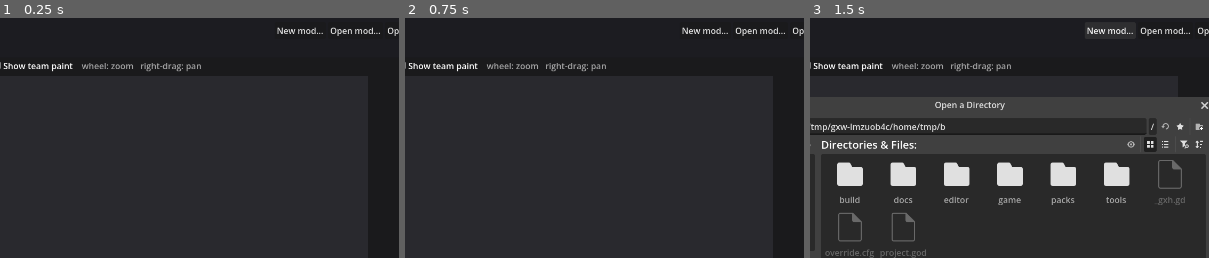
Above: before the commit, frames 1-3 (left to right).
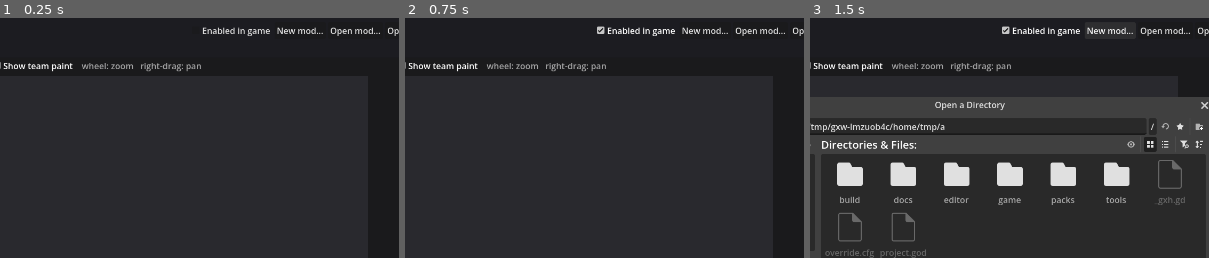
Above: after the commit, the same moments.

Repository: alexdia25/openfire
Game: Godot game, scene res://editor/editor_main.tscn
The game is run twice, just before and just after one commit, with the same random seed, the same clock (stepped at 60 frames per second) and the same inputs. This scene is started directly instead of the project's main scene.
Inputs (mouse positions are % of the whole screen's width and height, from its top left):
- Up to frame 1 (0.25 s): no input
- Up to frame 2 (0.75 s): click (59, 3) at 0.5 s, where only the run after the commit has a clickable "Enabled in game"
- Up to frame 3 (1.5 s): click "New mod..." at 1.25 s
The pictures show only the part of the screen within x 30-80%, y 0-50%; the shares and areas given below are measured in that part.

The runs differ from the first frame. In frame 1, 0.3% of the frame differs, in the area x 50-68%, y 3-8%; in frame 2, 0.3%; in frame 3, 0.3%, in the area x 32-68%, y 3-47%.
Error before the commit: Invalid call. Nonexistent function 'close' in base 'Nil'. (res://editor/editor_main.gd:115)
Error after the commit: Invalid call. Nonexistent function 'close' in base 'Nil'. (res://editor/editor_main.gd:124)

Commit message:
Mods load on top of the original, never replace it; no mods = original
User direction: edits to original content must load on top of it, never
replace it, and with mods disabled the game always runs the original. A mod
may also add its own maps and vehicles.

- game/mod_loader.gd builds the game's pack in one place: the original
  plus GameSettings.enabled_mods (settings.cfg [mods] enabled, folders in
  load order, later wins). Empty list = the original exactly; a missing or
  broken mod, or a base pack listed as one, is skipped with a warning; if
  the stack still fails, the original alone. RF_PACK still overrides for
  one run. terrain_view_3d.gd loads through it.
- The mod tool refuses to open a base pack (original_pc) as a mod, with a
  message, so it can never write there; its top bar gains "Enabled in
  game".
- Plan 2.7.9 records the rule, including that original maps are changed
  only through 2.7.3's override file, never a copy under the original id;
  EDITOR_PLAN principle 2, 5.6 and section 0 updated.

tools/tests/mod_loading_check.gd (15 checks): no mods = original, a mod on
top, its custom map and vehicle only while enabled, load order, bad mods
skipped, disabling restores the original, the original file's hash is
unchanged, the tool refuses original content. All other tests pass; the
game starts normally with no mods enabled.

Co-Authored-By: Claude Opus 5.5 <noreply@anthropic.com>

Diff:
--- a/editor/editor_main.gd
+++ b/editor/editor_main.gd
@@ -13,6 +13,8 @@
 
 var ws: ModWorkspace
 var _path_label: Label
+var _enabled: CheckBox
+var _message: AcceptDialog
 var _save_btn: Button
 var _undo_btn: Button
 var _redo_btn: Button
@@ -55,6 +57,11 @@
 	_path_label.modulate = Color(1, 1, 1, 0.65)
 	_path_label.clip_text = true
 	bar.add_child(_path_label)
+	_enabled = CheckBox.new()
+	_enabled.text = "Enabled in game"
+	_enabled.tooltip_text = "Load this mod on top of the original content when the game starts. Mods never replace the original: with none enabled the game runs the original content."
+	_enabled.toggled.connect(func(on): if ws != null: ModLoader.set_enabled(ws.mod_dir, on))
+	bar.add_child(_enabled)
 	_bar_button(bar, "New mod...", func(): _ask_dir(_new_mod))
 	_bar_button(bar, "Open mod...", func(): _ask_dir(_open_mod))
 	_bar_button(bar, "Open folder", func(): OS.shell_open(ws.mod_dir))
@@ -92,6 +99,8 @@
 	_tabs.add_child(_maps)
 	_tabs.move_child(_maps, 2)   # Assets, Vehicles, Maps, Team colours, Validate
 
+	_message = AcceptDialog.new()
+	add_child(_message)
 	_dir_dialog = FileDialog.new()
 	_dir_dialog.file_mode = FileDialog.FILE_MODE_OPEN_DIR
 	_dir_dialog.access = FileDialog.ACCESS_FILESYSTEM
@@ -134,6 +143,12 @@
 
 
 func _open_mod(dir: String) -> void:
+	var why := ModLoader.mod_problem(dir)
+	if why != "":
+		_message.title = "Not a mod"
+		_message.dialog_text = "%s\ncannot be opened as a mod: %s.\n\nOriginal content is never edited. Use New mod... to make a mod that\nloads on top of it; anything the mod changes is its own copy." % [dir, why]
+		_message.popup_centered()
+		return
 	var next := ModWorkspace.new()
 	if not next.open(dir):
 		next.close()
@@ -166,6 +181,8 @@
 
 
 func _on_changed() -> void:
+	GameSettings.load_settings()
+	_enabled.set_pressed_no_signal(ws.mod_dir in GameSettings.enabled_mods)
 	_path_label.text = "   %s  %s%s" % [ws.manifest.get("name", ""), ws.mod_dir, "   (unsaved changes)" if ws.is_dirty() else ""]
 	_save_btn.disabled = not ws.is_dirty()
 	_undo_btn.disabled = not ws.undo.has_undo()
--- a/editor/workspace.gd
+++ b/editor/workspace.gd
@@ -45,10 +45,12 @@
 
 func open(dir: String) -> bool:
 	mod_dir = dir
+	var why := ModLoader.mod_problem(dir)
+	if why != "":
+		# Original content is never edited: a mod is its own folder layered on top (PORTING_PLAN.md 2.7.9).
+		push_error("ModWorkspace: %s cannot be opened as a mod: %s" % [dir, why])
+		return false
 	manifest = _read(dir.path_join("pack.json"))
-	if manifest.is_empty():
-		push_error("ModWorkspace: no pack.json at %s" % dir)
-		return false
 	mod_sprites = _read(dir.path_join("sprites/sprites.json")).get("sprites", {})
 	var ts := _read(dir.path_join("sprites/team_sets.json"))
 	mod_pairs = ts.get("pairs", {})
--- a/game/game_settings.gd
+++ b/game/game_settings.gd
@@ -8,11 +8,16 @@
 ## The camera swoops in from a high, zoomed-out view when a vehicle comes out of the base (document 90). Off = the camera is simply at its normal place.
 static var camera_swoop_in := true
 
+## Mods layered over the original content, in load order (later wins), as folder paths (PORTING_PLAN.md 2.7.9; ModLoader).
+## Empty = the original game exactly as it is.
+static var enabled_mods: Array = []
+
 
 static func load_settings() -> void:
 	var cfg := ConfigFile.new()
 	if cfg.load(PATH) == OK:
 		camera_swoop_in = bool(cfg.get_value("camera", "swoop_in", camera_swoop_in))
+		enabled_mods = Array(cfg.get_value("mods", "enabled", []))
 	else:
 		save_settings()
 	if OS.get_environment("RF_NO_SWOOP") == "1":
@@ -22,4 +27,5 @@
 static func save_settings() -> void:
 	var cfg := ConfigFile.new()
 	cfg.set_value("camera", "swoop_in", camera_swoop_in)
+	cfg.set_value("mods", "enabled", enabled_mods)
 	cfg.save(PATH)
--- /dev/null
+++ b/game/mod_loader.gd
@@ -0,0 +1,85 @@
+class_name ModLoader
+extends RefCounted
+## Builds the pack the game runs on (PORTING_PLAN.md 2.7.4, 2.7.9): the original content, with the mods the player has
+## enabled layered on top of it, in order. Mods never replace original files -- each one is its own folder whose entries
+## override the original's per id, and anything a mod doesn't touch is the original. So with no mods enabled, or if any
+## enabled mod fails to load, the game runs the original content unchanged.
+##
+## `RF_PACK=<dir>` still overrides everything for one run (testing, and the mod tool's "Play this map").
+
+const BASE_PACK := "res://packs/original_pc"
+const MODS_DIR := "user://mods"   ## where the mod tool creates mods; a mod may live anywhere, it is listed by its path
+
+
+## The game's pack: RF_PACK if set, else the base pack plus the enabled mods (GameSettings.enabled_mods unless `mods` is
+## given). Never fails over a bad mod: it is skipped (a warning), and if the stack still won't load, the base alone is used.
+static func load_game_pack(base_dir := BASE_PACK, mods: Variant = null) -> Pack:
+	var pack := Pack.new()
+	var env := OS.get_environment("RF_PACK")
+	if env != "":
+		if pack.load_from(env):
+			return pack
+		push_warning("ModLoader: RF_PACK=%s did not load; running the original content" % env)
+		pack = Pack.new()
+		pack.load_from(base_dir)
+		return pack
+	if mods == null:
+		GameSettings.load_settings()
+		mods = GameSettings.enabled_mods
+	var stack: Array[String] = [base_dir]
+	for dir in mods:
+		var why := mod_problem(String(dir))
+		if why != "":
+			push_warning("ModLoader: skipping mod %s: %s" % [dir, why])
+			continue
+		stack.append(String(dir))
+	if stack.size() > 1 and pack.load_stack(stack):
+		return pack
+	if stack.size() > 1:
+		push_warning("ModLoader: the enabled mods did not load together; running the original content")
+	pack = Pack.new()
+	pack.load_from(base_dir)
+	return pack
+
+
+## Why a directory can't be used as a mod ("" if it can): it must exist, have a readable pack.json, and name a base pack
+## (a pack without one IS a base, e.g. original_pc -- never edited or loaded as a mod).
+static func mod_problem(dir: String) -> String:
+	var path := dir.path_join("pack.json")
+	if not FileAccess.file_exists(path):
+		return "no pack.json"
+	var json := JSON.new()   # an instance parse returns the error quietly; a broken mod is expected, not an engine error
+	if json.parse(FileAccess.get_file_as_string(path)) != OK or not (json.data is Dictionary):
+		return "pack.json is not valid JSON"
+	var m: Dictionary = json.data
+	if m.get("base_pack") == null or String(m.get("base_pack")) == "":
+		return "it is a base pack, not a mod"
+	return ""
+
+
+## Every mod under MODS_DIR plus any enabled one elsewhere: [{dir, id, name, enabled}], enabled ones first in load order.
+static func list_mods() -> Array[Dictionary]:
+	GameSettings.load_settings()
+	var out: Array[Dictionary] = []
+	var seen := {}
+	var dirs: Array = GameSettings.enabled_mods.duplicate()
+	var root := ProjectSettings.globalize_path(MODS_DIR)
+	var d := DirAccess.open(root)
+	if d != null:
+		for name in d.get_directories():
+			dirs.append(root.path_join(name))
+	for dir in dirs:
+		if seen.has(dir) or mod_problem(String(dir)) != "":
+			continue
+		seen[dir] = true
+		var m: Dictionary = JSON.parse_string(FileAccess.get_file_as_string(String(dir).path_join("pack.json")))
+		out.append({"dir": dir, "id": m.get("id", ""), "name": m.get("name", ""), "enabled": dir in GameSettings.enabled_mods})
+	return out
+
+
+static func set_enabled(dir: String, enabled: bool) -> void:
+	GameSettings.load_settings()
+	GameSettings.enabled_mods.erase(dir)
+	if enabled:
+		GameSettings.enabled_mods.append(dir)
+	GameSettings.save_settings()
--- a/game/terrain_view_3d.gd
+++ b/game/terrain_view_3d.gd
@@ -96,13 +96,13 @@
 		level_id = level_env
 	if _dev_level_override != "":
 		level_id = _dev_level_override
-	var pack_env := OS.get_environment("RF_PACK")  # a pack or mod directory; its base_pack chain loads underneath it (PORTING_PLAN 2.7.4)
-	if pack_env != "":
-		pack_path = pack_env
-	pack = Pack.new()
-	if not pack.load_from(pack_path):
+	# The original content plus the enabled mods on top (or RF_PACK for one run); a bad mod falls back to the original
+	# (ModLoader, PORTING_PLAN 2.7.9).
+	pack = ModLoader.load_game_pack(pack_path)
+	if pack.layers.is_empty():
 		push_error("TerrainView3D: failed to load pack at %s" % pack_path)
 		return
+	pack_path = pack.pack_dir   # the top layer actually loaded (the base, or the last enabled mod)
 
 	level = LevelData.new()
 	if not level.load_from(pack.level_dir(level_id)):
--- /dev/null
+++ b/tools/tests/mod_loading_check.gd
@@ -0,0 +1,82 @@
+# Headless check for how the game loads mods (PORTING_PLAN.md 2.7.9, ModLoader): original content with no mods; enabled
+# mods layered on top in order, later winning; a mod's own new maps and vehicles present only while it is enabled; bad
+# mods (missing, broken, a base pack posing as a mod) skipped so the game still runs the original; the original files
+# themselves never changed; and the mod tool refusing to open original content as a mod. Explicit mod lists are passed,
+# so the user's real settings are never touched. Run:
+#   godot --headless --path . --script tools/tests/mod_loading_check.gd
+extends SceneTree
+
+var _failures := 0
+const HULL := "vehicle.tank.hull.04"
+
+
+func _check(ok: bool, what: String) -> void:
+	print("%s  %s" % ["ok  " if ok else "FAIL", what])
+	if not ok:
+		_failures += 1
+
+
+func _make_mod(dir: String, colour: Color, extras := false) -> void:
+	if DirAccess.dir_exists_absolute(dir):
+		OS.move_to_trash(dir)
+	var ws := ModWorkspace.create(dir, dir.get_file())
+	var img := Image.create(64, 64, false, Image.FORMAT_RGBA8)
+	img.fill(colour)
+	ws.import_frame(HULL, img)
+	ws.save()
+	ws.close()
+	if extras:   # a custom map and a new vehicle type: content the original doesn't have at all
+		DirAccess.make_dir_recursive_absolute(dir.path_join("levels/MODMAP01"))
+		DirAccess.copy_absolute("res://packs/original_pc/levels/RFMAP001/level.json", dir.path_join("levels/MODMAP01/level.json"))
+		DirAccess.copy_absolute("res://packs/original_pc/levels/RFMAP001/art.bin", dir.path_join("levels/MODMAP01/art.bin"))
+		PackWriter.write_json(dir.path_join("vehicles/vehicle_types.json"), {"types": {"hovertank": {"name": "Hovertank"}}})
+
+
+func _hull(p: Pack) -> Color:
+	return p.get_sprite_image(HULL).get_pixel(10, 10)
+
+
+func _init() -> void:
+	var original_file := "res://packs/original_pc/sprites/vehicle/tank/hull.04.png"
+	var original_md5 := FileAccess.get_md5(original_file)
+	var root := ProjectSettings.globalize_path("user://mod_loading_check")
+	var a := root.path_join("mod_a")
+	var b := root.path_join("mod_b")
+	_make_mod(a, Color.CYAN, true)
+	_make_mod(b, Color.ORANGE)
+	var broken := root.path_join("broken")
+	DirAccess.make_dir_recursive_absolute(broken)
+	FileAccess.open(broken.path_join("pack.json"), FileAccess.WRITE).store_string("{ not json")
+
+	var base := ModLoader.load_game_pack(ModLoader.BASE_PACK, [])
+	var base_hull := _hull(base)
+	_check(base.layers.size() == 1, "no mods enabled: the original content alone")
+	_check(not "MODMAP01" in base.list_levels() and not base.vehicle_types.has("hovertank"), "no mod content without the mod")
+
+	var with_a := ModLoader.load_game_pack(ModLoader.BASE_PACK, [a])
+	_check(with_a.layers.size() == 2 and _hull(with_a) == Color.CYAN, "an enabled mod loads on top")
+	_check("MODMAP01" in with_a.list_levels() and "RFMAP001" in with_a.list_levels(), "a mod's custom map is added beside the originals")
+	_check(with_a.vehicle_types.has("hovertank") and with_a.vehicle_types.has("0"), "a mod's new vehicle is added beside the originals")
+	_check(with_a.level_dir("RFMAP001") == "res://packs/original_pc/levels/RFMAP001", "untouched maps still come from the original")
+
+	var ab := ModLoader.load_game_pack(ModLoader.BASE_PACK, [a, b])
+	_check(ab.layers.size() == 3 and _hull(ab) == Color.ORANGE and "MODMAP01" in ab.list_levels(), "two mods: the later one wins where both change something")
+	var ba := ModLoader.load_game_pack(ModLoader.BASE_PACK, [b, a])
+	_check(_hull(ba) == Color.CYAN, "load order decides")
+
+	var skipped := ModLoader.load_game_pack(ModLoader.BASE_PACK, [root.path_join("missing"), broken, ModLoader.BASE_PACK, a])
+	_check(skipped.layers.size() == 2 and _hull(skipped) == Color.CYAN, "missing, broken and base-pack entries are skipped, good mods still load")
+	var only_bad := ModLoader.load_game_pack(ModLoader.BASE_PACK, [broken])
+	_check(only_bad.layers.size() == 1 and _hull(only_bad) == base_hull, "only bad mods: the original content")
+
+	var off := ModLoader.load_game_pack(ModLoader.BASE_PACK, [])
+	_check(_hull(off) == base_hull and not "MODMAP01" in off.list_levels(), "disabling the mods gives the original content back")
+	_check(FileAccess.get_md5(original_file) == original_md5, "the original files were never changed")
+
+	_check(ModLoader.mod_problem(ModLoader.BASE_PACK) != "", "the original pack is not a mod")
+	var ws := ModWorkspace.new()
+	_check(not ws.open(ModLoader.BASE_PACK), "the mod tool refuses to open original content as a mod")
+	ws.close()
+
+	print("mod_loading_check: %s" % ("PASS" if _failures == 0 else "%d FAILED" % _failures))
+	quit(0 if _failures == 0 else 1)
Not shown, changed: docs/EDITOR_PLAN.md
Not shown, changed: docs/PORTING_PLAN.md
